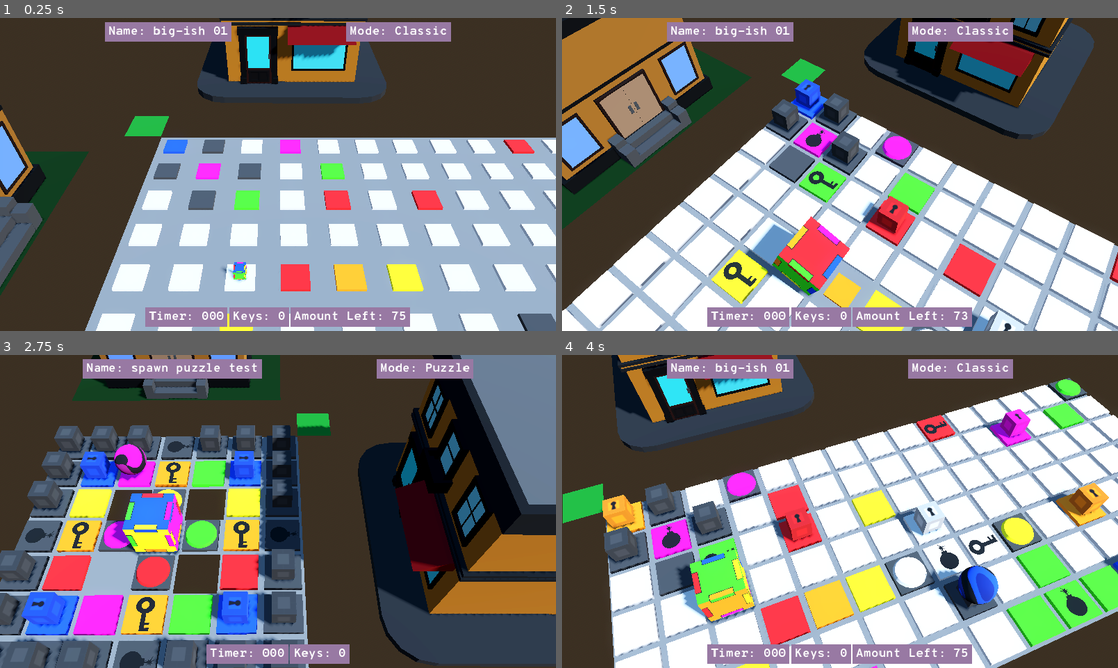
Above: before the commit, frames 1-4 (two rows, left to right).
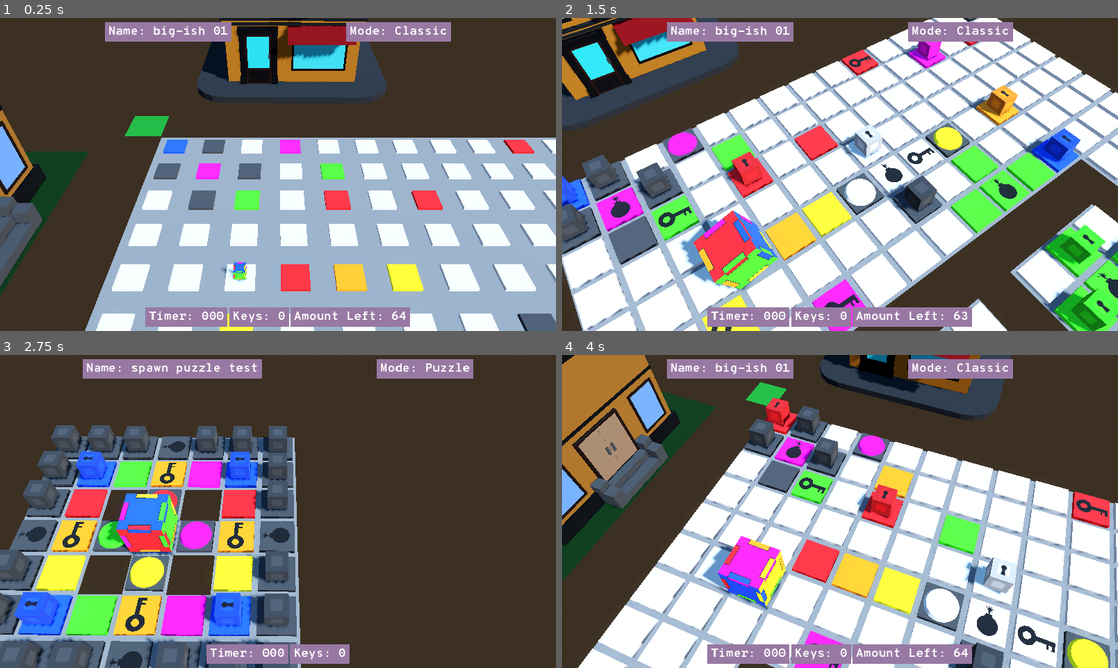
Above: after the commit, the same moments.

Repository: garrettjwilke/cube_thingy
Game: Godot game, scene res://scenes/3d/game_base.tscn
Two runs of this game, one before a commit and one after it. Both use one fixed random seed, a clock stepped at 60 frames per second and the inputs below.
Inputs:
- Up to frame 1 (0.25 s): no input
- Up to frame 2 (1.5 s): hold D (right) 0.53-1.28 s; tap Q (CAM_ROTATE_LEFT) at 0.6 s; tap E (CAM_ROTATE_RIGHT) at 0.8, 1.35 s; hold S (back) from 1.28 s (still down)
- Up to frame 3 (2.75 s): tap N (level_next) at 1.55, 2.1 s; release S (back) at 2.03 s; hold D (right) from 2.03 s (still down); tap B (level_previous) at 2.3 s
- Up to frame 4 (4 s): release D (right) at 2.78 s; hold W (forward) 2.78-3.53 s; tap B (level_previous) at 2.85 s; tap Q (CAM_ROTATE_LEFT) at 3.05, 3.6 s; hold A (left) from 3.53 s (still down); tap E (CAM_ROTATE_RIGHT) at 3.8 s

The runs differ from the first frame. In frame 1, less than 0.1% of the frame differs, in the area x 70-73%, y 93-97%; in frame 2, 76%, in the area x 0-100%, y 0-100%; in frame 3, 56%; in frame 4, 71%.

Commit message:
swapped cam rotate directions

Diff:
--- a/levels/LEVEL_1.json
+++ b/levels/LEVEL_1.json
@@ -13,24 +13,24 @@
 
 		["10","10","10","00","10","23","10","00","10","33","10","00","10","10","10"],
 		["10","10","22","00","23","21","23","00","33","31","33","00","32","10","10"],
-		["10","10","10","00","10","23","10","73","10","33","10","00","10","10","10"],
+		["10","10","10","00","10","23","10","00","10","33","10","00","10","10","10"],
 
-		["10","10","10","00","00","00","43","51","53","00","00","00","10","10","10"],
+		["10","10","10","00","00","00","00","80","00","00","00","00","10","10","10"],
 
-		["10","10","10","00","10","43","10","63","10","53","10","00","10","10","10"],
+		["10","10","51","00","10","43","10","00","10","53","10","00","10","10","10"],
 		["10","10","42","00","43","41","43","00","53","51","53","00","52","10","10"],
-		["10","10","51","00","10","43","10","13","10","53","10","00","10","10","10"],
+		["10","10","10","00","10","43","10","00","10","53","10","00","10","10","10"],
 
-		["10","10","10","00","00","00","23","21","33","00","00","00","10","10","10"],
+		["10","10","10","00","00","00","00","80","00","00","00","00","10","10","10"],
 
-		["10","10","10","00","10","63","10","83","10","73","10","00","10","10","10"],
+		["10","10","10","00","10","63","10","00","10","73","10","00","10","10","10"],
 		["10","10","62","00","63","61","63","00","73","71","73","00","72","10","10"],
 		["10","10","10","00","10","63","10","00","10","73","10","00","10","10","10"],
 
 		["10","10","10","00","00","00","00","00","00","00","00","00","10","10","10"],
 		["10","10","10","10","10","10","10","10","10","10","10","10","10","10","10"],
 		["10","10","10","10","10","10","10","10","10","10","10","10","10","10","10"],
-		["52","10","10","10","10","10","10","10","10","10","10","10","10","10","22"],
+		["10","10","10","10","10","10","10","10","10","10","10","10","10","10","10"],
 	],
 	"comment": [
 		"WARNING: any of the YELLOW text below does not actually affect the game
--- a/scenes/2d/view_2d.tscn
+++ b/scenes/2d/view_2d.tscn
@@ -21,10 +21,33 @@
 grow_horizontal = 2
 grow_vertical = 2
 
-[node name="ColorRect" type="ColorRect" parent="menu/CenterContainer"]
+[node name="MarginContainer" type="MarginContainer" parent="menu/CenterContainer"]
+layout_mode = 2
+theme_override_constants/margin_left = 50
+theme_override_constants/margin_top = 50
+theme_override_constants/margin_right = 50
+theme_override_constants/margin_bottom = 50
+
+[node name="VBoxContainer" type="VBoxContainer" parent="menu/CenterContainer/MarginContainer"]
 layout_mode = 2
 
-[node name="keybinds_label" type="Label" parent="menu/CenterContainer"]
+[node name="tabs" type="CenterContainer" parent="menu/CenterContainer/MarginContainer/VBoxContainer"]
+layout_mode = 2
+
+[node name="ColorRect" type="ColorRect" parent="menu/CenterContainer/MarginContainer/VBoxContainer/tabs"]
+layout_mode = 2
+
+[node name="Label" type="Label" parent="menu/CenterContainer/MarginContainer/VBoxContainer/tabs"]
+layout_mode = 2
+text = "test"
+
+[node name="keybinds" type="CenterContainer" parent="menu/CenterContainer/MarginContainer/VBoxContainer"]
+layout_mode = 2
+
+[node name="ColorRect" type="ColorRect" parent="menu/CenterContainer/MarginContainer/VBoxContainer/keybinds"]
+layout_mode = 2
+
+[node name="keybinds_label" type="Label" parent="menu/CenterContainer/MarginContainer/VBoxContainer/keybinds"]
 custom_minimum_size = Vector2(75, 75)
 layout_mode = 2
 
--- a/scripts/cube_3d.gd
+++ b/scripts/cube_3d.gd
@@ -135,7 +135,7 @@
 			1:
 				hmls.debug_message("cube_3d.gd - roll()","top side collision detected", 2)
 		return
-	hmls.emit_signal("signal_sound_effect","cube")
+	hmls.sound_effect("cube")
 	rolling = true
 	# Step 1: Offset the pivot.
 	pivot.translate(dir * cube_size / 2)
@@ -277,12 +277,11 @@
 			4:
 				DIR = Vector3.FORWARD
 	if DIR != Vector3.ZERO:
-		var CAN_ROLL = false
 		match str(hmls.floor_check(hmls.CUBE_POSITION.x + DIR.x, hmls.CUBE_POSITION.y + DIR.z)):
 			"stop":
 				hmls.sound_effect("illegal")
 				return
-		CAN_ROLL = await fake_roll(DIR)
+		var CAN_ROLL = await fake_roll(DIR)
 		if CAN_ROLL == "false":
 			return
 		hmls.attribute_stuffs(Vector2(hmls.CUBE_POSITION.x + DIR.x, hmls.CUBE_POSITION.y + DIR.z))
--- a/scripts/hmls.gd
+++ b/scripts/hmls.gd
@@ -1,4 +1,6 @@
 extends Node
+
+var IS_READY = false
 
 var DEBUG = false
 # setting DEBUG_SEVERITY can help isolate debug messages
@@ -74,31 +76,30 @@
 	PLAYER.pitch_scale = 1.0
 	PLAYER.volume_db = 0.0
 	if SOUND == "cube":
-		if get_node_or_null("/root/hmls/cube_sound"):
+		if get_node_or_null("cube_sound"):
 			return
 		PLAYER.name = "cube_sound"
 		PLAYER.stream = load("res://assets/sounds/cube_sound.mp3")
 		PLAYER.pitch_scale = 2.0
+		PLAYER.volume_db = -4
 	elif SOUND == "tile":
-		#if get_node_or_null("/root/hmls/tile_sound"):
-		#	return
 		PLAYER = AudioStreamPlayer2D.new()
 		PLAYER.name = str("tile_sound",rng(0,3000))
 		PLAYER.stream = load("res://assets/sounds/tile_clear_sound.mp3")
+		PLAYER.volume_db = -4
 	elif SOUND == "bomb":
 		PLAYER.name = str("bomb_sound",rng(0,3000))
 		PLAYER.stream = load("res://assets/sounds/bomb_sound.mp3")
 		PLAYER.volume_db = -8.0
 	elif SOUND == "illegal":
-		if get_node_or_null("/root/hmls/illegal_sound"):
+		if get_node_or_null("illegal_sound"):
 			return
 		PLAYER.name = "illegal_sound"
 		PLAYER.stream = load("res://assets/sounds/illegal_move.mp3")
-	get_node("/root/hmls").add_child(PLAYER)
+	self.add_child(PLAYER)
 	PLAYER.play()
 	await PLAYER.finished
 	PLAYER.queue_free()
-
 
 # round number up/down
 func round_to_dec(num):
@@ -119,9 +120,9 @@
 func floor_check(pos_x, pos_y):
 	var NODE_NAME = str(pos_x,"x",pos_y)
 	var NEXT_COLOR
-	for node in get_node("/root/hmls/VIEW_3D").get_children():
-		if not get_node_or_null(str("/root/hmls/VIEW_3D/",NODE_NAME)):
-			debug_message("hmls.gd - floor_check() - couldn't find node",str("/root/hmls/VIEW_3D/",NODE_NAME),2)
+	for node in get_node("VIEW_3D").get_children():
+		if not get_node_or_null(str("VIEW_3D/",NODE_NAME)):
+			debug_message("hmls.gd - floor_check() - couldn't find node",str("VIEW_3D/",NODE_NAME),2)
 			return "stop"
 	# if cube passes check, get the color of the next tile it is rolling into
 	NEXT_COLOR = LEVEL_MATRIX[pos_y][pos_x]
@@ -300,15 +301,15 @@
 		material.set_shading_mode(1)
 	material.albedo_texture_force_srgb = true
 	new_material.albedo_color = COLOR
-	get_node(str("/root/hmls/VIEW_3D/")).add_child(NEW_BOX)
-	get_node(str("/root/hmls/VIEW_3D/",NAME,"/MeshInstance3D")).mesh.surface_set_material(0, new_material)
+	get_node(str("VIEW_3D/")).add_child(NEW_BOX)
+	get_node(str("VIEW_3D/",NAME,"/MeshInstance3D")).mesh.surface_set_material(0, new_material)
 	scale_thingy(NEW_BOX,0.3)
 
 func spawn_key(COLOR,node_name):
 	var material = load("res://assets/textures/key_texture.tres")
 	var new_material = material.duplicate()
 	new_material.albedo_color = COLOR
-	get_node(str("/root/hmls/VIEW_3D/",node_name)).mesh.surface_set_material(0, new_material)
+	get_node(str("VIEW_3D/",node_name)).mesh.surface_set_material(0, new_material)
 
 func scale_thingy(node, speed):
 	var old_scale = node.scale
@@ -328,10 +329,10 @@
 	var material = StandardMaterial3D.new()
 	material.albedo_color = COLOR
 	new_mesh.mesh.surface_set_material(0, material)
-	get_node("/root/hmls/VIEW_3D").add_child(new_mesh)
+	get_node("VIEW_3D").add_child(new_mesh)
 
 func spawn_bomb(COLOR, node_name):
-	var CURRENT_NODE = get_node(str("/root/hmls/VIEW_3D/",node_name))
+	var CURRENT_NODE = get_node(str("VIEW_3D/",node_name))
 	var material = load("res://assets/textures/bomb_texture.tres")
 	var new_material = material.duplicate()
 	new_material.albedo_color = COLOR
@@ -347,11 +348,11 @@
 	new_mesh.name = str(x,"x",y,"_detonator")
 	new_mesh.position = Vector3(x,0,y)
 	material.albedo_color = COLOR
-	get_node("/root/hmls/VIEW_3D/").add_child(new_mesh)
-	get_node(str("/root/hmls/VIEW_3D/",new_mesh.name)).mesh.surface_set_material(0, material)
+	get_node("VIEW_3D/").add_child(new_mesh)
+	get_node(str("VIEW_3D/",new_mesh.name)).mesh.surface_set_material(0, material)
 	var floor_material = StandardMaterial3D.new()
 	floor_material.albedo_color = get_default("COLOR_BLACK")
-	get_node(str("/root/hmls/VIEW_3D/",x,"x",y)).mesh.surface_set_material(0, floor_material)
+	get_node(str("VIEW_3D/",x,"x",y)).mesh.surface_set_material(0, floor_material)
 
 func spawn_final_orb(position,COLOR):
 	var finish_orb_mesh = MeshInstance3D.new()
@@ -361,7 +362,7 @@
 	finish_orb_mesh.mesh.resource_local_to_scene = true
 	finish_orb_mesh.scale = Vector3(0.8,0.8,0.8)
 	finish_orb_mesh.position = position
-	get_node("/root/hmls/VIEW_3D").add_child(finish_orb_mesh)
+	get_node("VIEW_3D").add_child(finish_orb_mesh)
 	var subviewport = load("res://assets/textures/marble_subviewport.tscn").instantiate()
 	finish_orb_mesh.add_child(subviewport)
 	var new_mat = StandardMaterial3D.new()
@@ -382,20 +383,21 @@
 		return
 	var CURRENT_TILE
 	# create a VIEW_3D node to attach all 3d nodes to
-	if not get_node_or_null("/root/hmls/VIEW_3D"):
+	if not get_node_or_null("VIEW_3D"):
 		var NODE_3D = Node3D.new()
 		NODE_3D.name = str("VIEW_3D")
 		get_node("/root/hmls").add_child(NODE_3D)
-	if get_node_or_null(str("/root/hmls/VIEW_3D/",x,"x",y)):
-		CURRENT_TILE = get_node(str("/root/hmls/VIEW_3D/",x,"x",y))
+	if get_node_or_null(str("VIEW_3D/",x,"x",y)):
+		CURRENT_TILE = get_node(str("VIEW_3D/",x,"x",y))
 		var tween2 = create_tween()
 		tween2.tween_property(CURRENT_TILE,"scale",Vector3(0.01,0.01,0.01), 0.3)
 		await tween2.finished
+		#CURRENT_TILE.queue_free()
 	else:
 		CURRENT_TILE = MeshInstance3D.new()
 		CURRENT_TILE.name = str(x,"x",y)
 		CURRENT_TILE.mesh = BoxMesh.new()
-		get_node("/root/hmls/VIEW_3D").add_child(CURRENT_TILE)
+		get_node("VIEW_3D").add_child(CURRENT_TILE)
 	var material = StandardMaterial3D.new()
 	material.albedo_color = COLOR
 	material.albedo_texture_force_srgb = true
@@ -423,8 +425,6 @@
 signal signal_detonator(COLOR)
 
 signal signal_level_start()
-
-signal signal_sound_effect(SOUND)
 
 func load_level():
 	# if the CURRENT_LEVEL has data, set the LEVEL_MATRIX
@@ -467,7 +467,7 @@
 	# if reset, then delete all nodes and set CURRENT_LEVEL to nothing
 	if MODE == "reset":
 		emit_signal("signal_level_start")
-		remove_child(get_node("/root/hmls/VIEW_3D"))
+		remove_child(get_node("VIEW_3D"))
 		CURRENT_LEVEL = []
 		LEVEL_RESOLUTION = Vector2(0,0)
 		KEY_COUNT = 0
@@ -509,17 +509,23 @@
 		y += 1
 		if y > LEVEL_RESOLUTION.y:
 			LEVEL_RESOLUTION.y += 1
-	var rng_spawn = Vector2(rng(0,LEVEL_RESOLUTION.x),rng(0,LEVEL_RESOLUTION.y))
-	spawn_final_orb(Vector3(rng_spawn.x,0.5,rng_spawn.y),get_cell_data(str(rng(2,7),0))[0])
+	IS_READY = true
 
 var LAST_CELL = ""
+var WAITING = false
 func attribute_stuffs(CELL):
 	var CELL_DATA = CURRENT_LEVEL[CELL.y][CELL.x]
 	var CHECK_TILE = hmls.get_cell_data(hmls.CURRENT_LEVEL[CELL.y][CELL.x])
 	var COLOR = CHECK_TILE[1]
 	var ATTRIBUTE = CHECK_TILE[3]
+	# for some reason, after killing a block, this function runs multiple frames, decreasing the key count by more than 1
+	# janky fix to check if the cell you are moving to is the same as the last time this function was ran
 	if LAST_CELL == str(CELL.x,"x",CELL.y):
+		# if the WAITING var is set to false, the horn sound wont play
+		if WAITING == false:
+			hmls.sound_effect("illegal")
 		return
+	# update the LAST_CELL var if there is a new cell
 	LAST_CELL = str(CELL.x,"x",CELL.y)
 	match ATTRIBUTE:
 		"start_position":
@@ -537,7 +543,6 @@
 			if GAME_MODE == "Classic":
 				# check to see if tile is gray - without doing this, the level lags because it is rebuilt every step
 				if COLOR != "gray":
-					#hmls.emit_signal("signal_sound_effect","tile")
 					hmls.sound_effect("tile")
 					AMOUNT_LEFT -= 1
 					CURRENT_LEVEL[CELL.y][CELL.x] = "10"
@@ -555,7 +560,6 @@
 				CURRENT_LEVEL[CELL.y][CELL.x] = str(str(CELL_DATA).left(1),0)
 				tile_spawn(CELL.x,CELL.y,str(str(CELL_DATA).left(1),0))
 			if GAME_MODE == "Classic":
-				#hmls.emit_signal("signal_sound_effect","tile")
 				hmls.sound_effect("tile")
 				AMOUNT_LEFT -= 1
 				CURRENT_LEVEL[CELL.y][CELL.x] = "10"
@@ -566,19 +570,20 @@
 				KEY_COUNT = 0
 				sound_effect("illegal")
 				return
-			var NODE_NAME = str("/root/hmls/VIEW_3D/",CELL.x,"x",CELL.y,"_box")
+			var NODE_NAME = str("VIEW_3D/",CELL.x,"x",CELL.y,"_box")
 			if is_instance_valid(get_node(NODE_NAME)):
+				WAITING = true
 				hmls.sound_effect("tile")
 				var tween2 = create_tween()
 				tween2.tween_property(get_node(NODE_NAME),"scale",Vector3(0.01,0.01,0.01), 0.2)
 				await tween2.finished
 				get_node(NODE_NAME).queue_free()
 				KEY_COUNT -= 1
+				WAITING = false
 			else:
 				return
 			match GAME_MODE:
 				"Classic":
-					#hmls.emit_signal("signal_sound_effect","tile")
 					AMOUNT_LEFT -= 1
 					CURRENT_LEVEL[CELL.y][CELL.x] = "10"
 					tile_spawn(CELL.x,CELL.y,"10")
@@ -586,12 +591,11 @@
 					CURRENT_LEVEL[CELL.y][CELL.x] = str(str(CELL_DATA).left(1),0)
 					tile_spawn(CELL.x, CELL.y, str(str(CELL_DATA).left(1),0))
 		"detonator":
-			#hmls.emit_signal("signal_sound_effect","tile")
 			hmls.sound_effect("tile")
 			CURRENT_LEVEL[CELL.y][CELL.x] = "10"
 			tile_spawn(CELL.x,CELL.y,"10")
 			emit_signal("signal_detonator", COLOR)
-			var node = get_node(str("/root/hmls/VIEW_3D/",CELL.x,"x",CELL.y,"_detonator"))
+			var node = get_node(str("VIEW_3D/",CELL.x,"x",CELL.y,"_detonator"))
 			var tween = create_tween()
 			tween.tween_property(node,"scale",Vector3(0.01,0.01,0.01),0.4)
 			await tween.finished
@@ -637,7 +641,7 @@
 					var left = Vector2(temp_x - 1, temp_y)
 					var right = Vector2(temp_x + 1, temp_y)
 					for i in [up,right,down,left]:
-						if get_node_or_null(str("/root/hmls/VIEW_3D/",i.x,"x",i.y)):
+						if get_node_or_null(str("VIEW_3D/",i.x,"x",i.y)):
 							var tile_data = get_cell_data(CURRENT_LEVEL[i.y][i.x])
 							var potential_color = tile_data[1]
 							var potential_attribute = tile_data[3]
@@ -654,14 +658,14 @@
 								AMOUNT_LEFT -= 1
 							sound_effect("bomb")
 							PAUSE = true
-							if get_node_or_null(str("/root/hmls/VIEW_3D/",i.x,"x",i.y,"_box")):
-								var node = get_node(str("/root/hmls/VIEW_3D/",i.x,"x",i.y,"_box"))
+							if get_node_or_null(str("VIEW_3D/",i.x,"x",i.y,"_box")):
+								var node = get_node(str("VIEW_3D/",i.x,"x",i.y,"_box"))
 								var tween = create_tween()
 								tween.tween_property(node,"scale",Vector3(0.01,0.01,0.01),0.2)
 								await tween.finished
 								node.queue_free()
-							if get_node_or_null(str("/root/hmls/VIEW_3D/",i.x,"x",i.y,"_detonator")):
-								var node = get_node(str("/root/hmls/VIEW_3D/",i.x,"x",i.y,"_detonator"))
+							if get_node_or_null(str("VIEW_3D/",i.x,"x",i.y,"_detonator")):
+								var node = get_node(str("VIEW_3D/",i.x,"x",i.y,"_detonator"))
 								var tween = create_tween()
 								tween.tween_property(node,"scale",Vector3(0.01,0.01,0.01),0.2)
 								await tween.finished
@@ -677,7 +681,6 @@
 
 func _ready():
 	signal_detonator.connect(_on_signal_detonator)
-	signal_sound_effect.connect(sound_effect)
 	os_checker()
 	if not DirAccess.dir_exists_absolute("user://"):
 		DirAccess.make_dir_absolute("user://")
@@ -686,7 +689,14 @@
 	DisplayServer.window_set_mode(DisplayServer.WINDOW_MODE_WINDOWED)
 	update_level(1)
 
+var COUNT = 0
 func _process(_delta):
+	if IS_READY == true:
+		if AMOUNT_LEFT == 0:
+			COUNT += 1
+			if COUNT == 1:
+				var rng_spawn = Vector2(rng(0,LEVEL_RESOLUTION.x),rng(0,LEVEL_RESOLUTION.y))
+				spawn_final_orb(Vector3(rng_spawn.x,0.5,rng_spawn.y),get_cell_data(str(rng(2,7),0))[0])
 	if PAUSE:
 		if Input.is_action_just_pressed("fullscreen_toggle"):
 			if DisplayServer.window_get_mode(0) == 3:
--- a/scripts/view_2d.gd
+++ b/scripts/view_2d.gd
@@ -6,7 +6,10 @@
 var TOP_CONTAINER = str("top_bar/CenterContainer/", LEVEL_INFO_NAME)
 var BOTTOM_CONTAINER = str("bottom_bar/CenterContainer/", STATS_NODE_NAME)
 var LEFT_BOX = "left_box/CenterContainer"
-@onready var KEYBINDS_LABEL = $menu/CenterContainer/keybinds_label
+@onready var KEYBINDS_LABEL = $menu/CenterContainer/MarginContainer/VBoxContainer/keybinds/keybinds_label
+@onready var KEYBINDS_BOX = $menu/CenterContainer/MarginContainer/VBoxContainer/keybinds/ColorRect
+@onready var TABS_LABEL = $menu/CenterContainer/MarginContainer/VBoxContainer/tabs/Label
+
 
 # set the tile size for the 2d tiles
 var TILE_SIZE_2D = 16
@@ -48,8 +51,9 @@
 Rotate Cam Left:     Q
 Rotate Cam Right:    E
 Invert Cube:         I
-Fullscreen Toggle (only works if this menu is showing):   F
-  - for some reason it requires you to press it twice"
+Fullscreen Toggle:   F
+  - (only works if this menu is showing)
+	- for some reason it requires you to press it twice."
 
 func spawn_info_node(NAME, COLOR, LOCATION, STRING):
 	if LOCATION == "top":
@@ -175,7 +179,7 @@
 			MENU_NODE.hide()
 			hmls.PAUSE = false
 		else:
-			$menu/CenterContainer/ColorRect.color = STATS_COLOR
-			$menu/CenterContainer/ColorRect.custom_minimum_size = KEYBINDS_LABEL.size + (BOX_OFFSET * 3)
+			KEYBINDS_BOX.color = STATS_COLOR
+			KEYBINDS_BOX.custom_minimum_size = KEYBINDS_LABEL.size + (BOX_OFFSET * 3)
 			MENU_NODE.show()
 			hmls.PAUSE = true
--- a/scripts/view_3d.gd
+++ b/scripts/view_3d.gd
@@ -57,9 +57,9 @@
 			$Camera3D/shader_mobius.hide()
 			$Camera3D/DirectionalLight3D.light_energy = 0.75
 	if Input.is_action_just_pressed("CAM_ROTATE_LEFT"):
+		rotate_view(1)
+	if Input.is_action_just_pressed("CAM_ROTATE_RIGHT"):
 		rotate_view(-1)
-	if Input.is_action_just_pressed("CAM_ROTATE_RIGHT"):
-		rotate_view(1)
 	match hmls.ROTATION_COUNT:
 		1:
 			cam_offset = Vector3(3, 8, 5)
Binary file changed: assets/textures/key.png
Not shown, changed: assets/textures/source_key.kra
